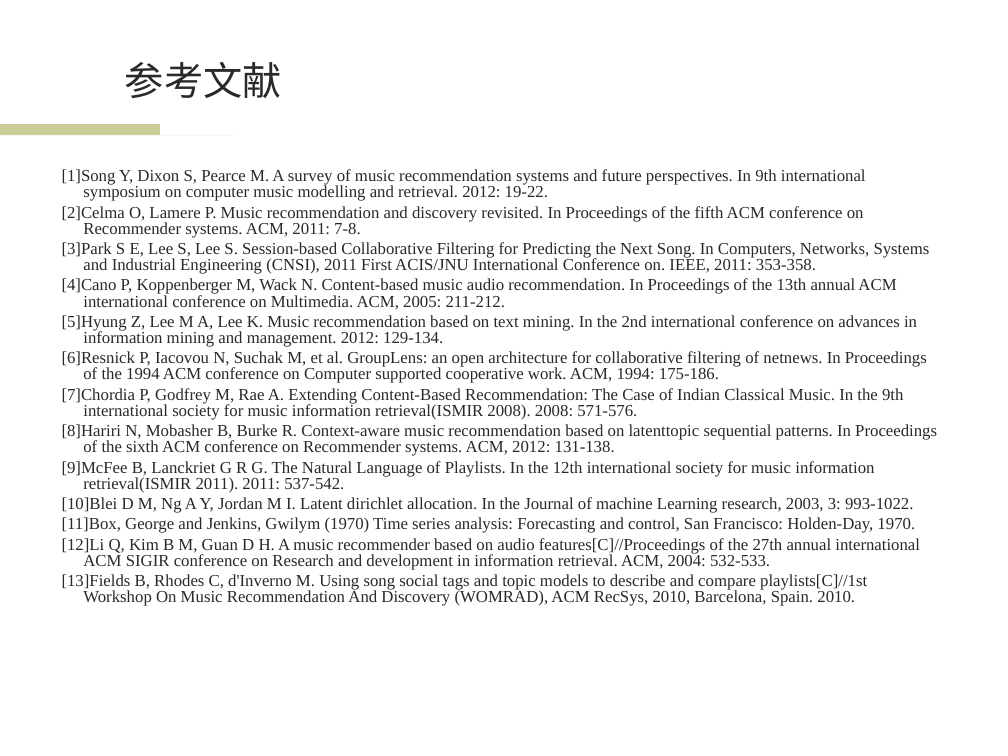
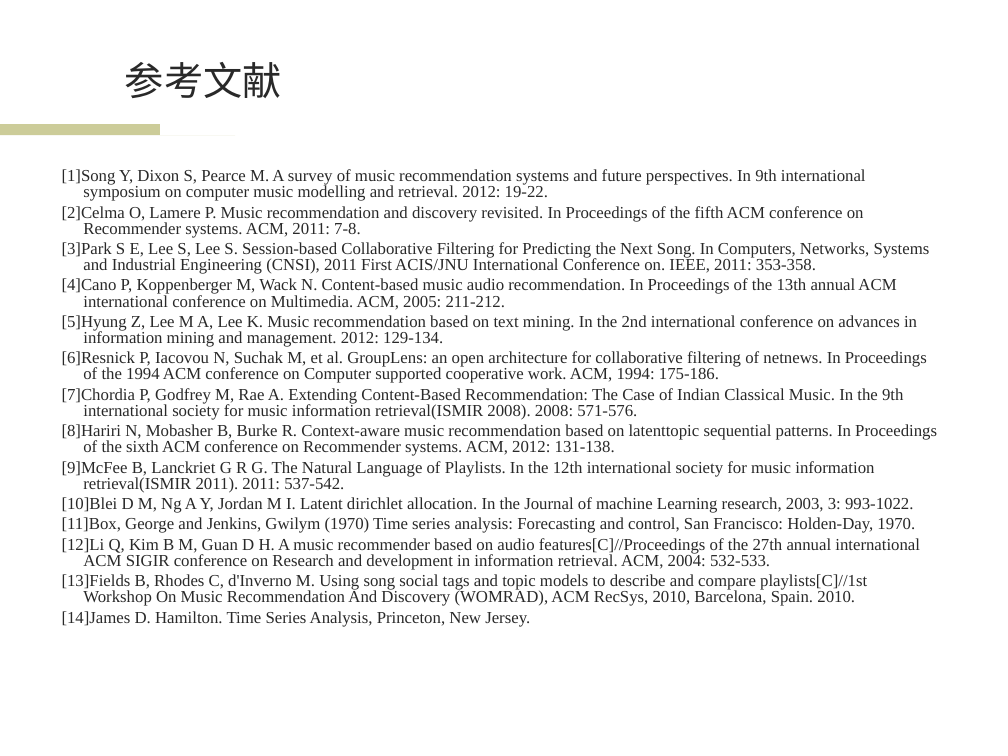
Before and after one commit to wwssttt/NJUThesis, a slide deck: slide 25 of ppt/一种基于时间序列分析的个性化音乐推荐系统及其实现.ppt (slide 24 before the commit). Drawn at 1008x756 pixels with LibreOffice and Linux fonts; fonts in the diff are those of the drawing; background and template pictures are left out. Boxes give left, top, right and bottom in pixels: in the first picture for what was removed or moved away, otherwise in the second. Text is boxed around its words. In the diff, an @@ line names an element or a change of style, - is before the commit and + after.

```diff
--- a/ppt/一种基于时间序列分析的个性化音乐推荐系统及其实现.ppt
+++ b/ppt/一种基于时间序列分析的个性化音乐推荐系统及其实现.ppt
@@ text at [62, 611, 530, 627]: paragraph added @@
+[14]James D. Hamilton. Time Series Analysis, Princeton, New Jersey.
```
Also in this commit, not shown: 2 other slides changed, 1 slide added.
